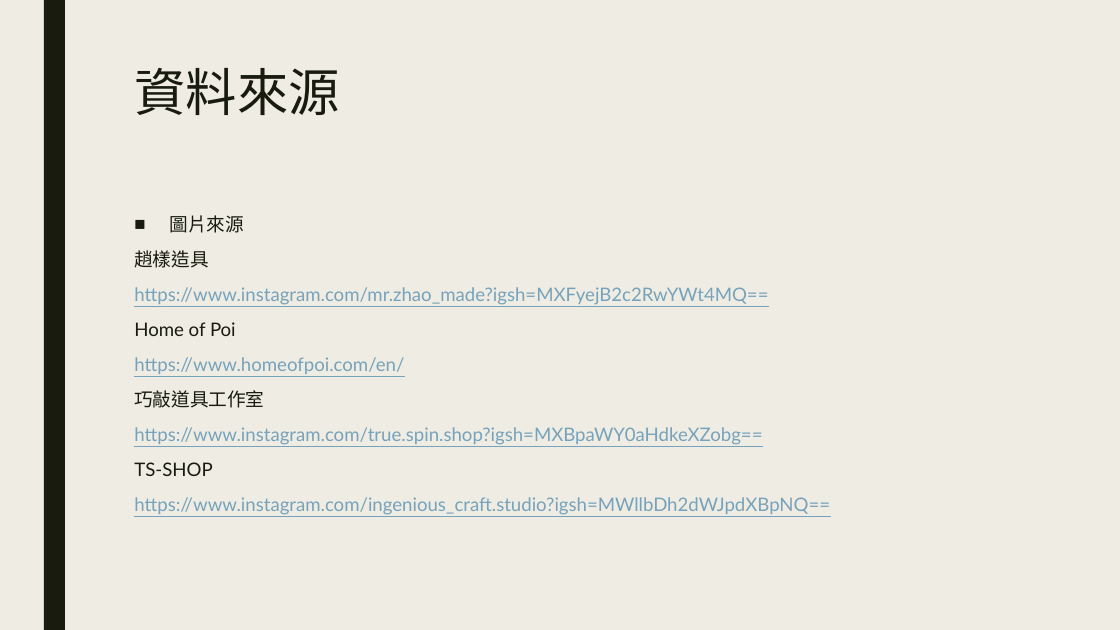
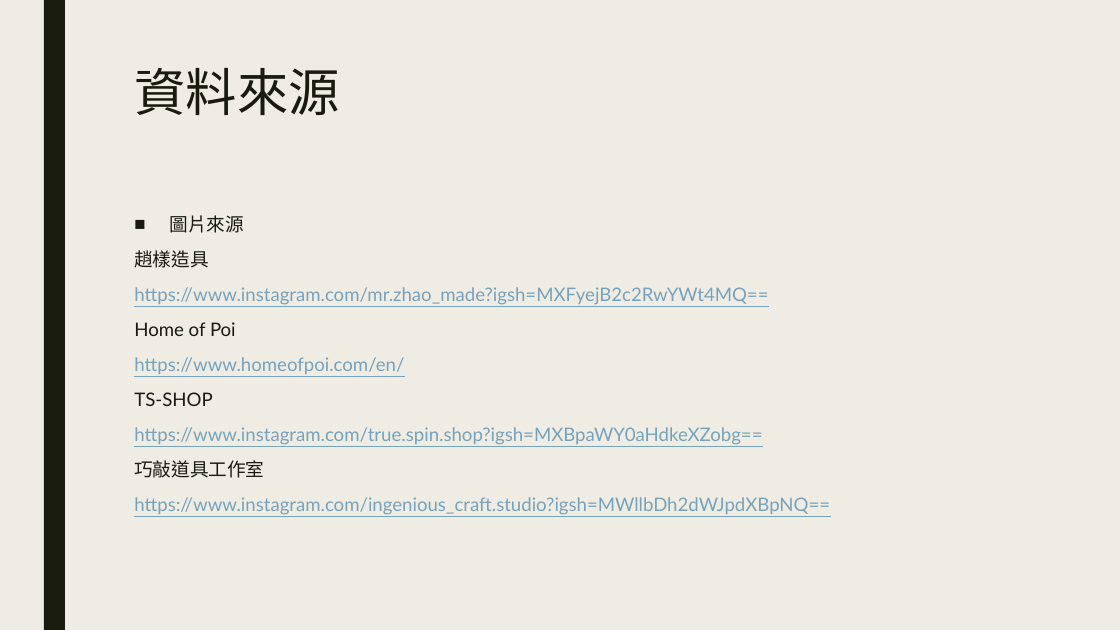
Before and after one commit to spaghetticat728/1021_LAB, a slide deck: slide 11 of 小專/07_小專簡報.pptx (slide 10 before the commit). Drawn at 1120x630 pixels with LibreOffice and Linux fonts; fonts in the diff are those of the drawing. Boxes give left, top, right and bottom in pixels: in the first picture for what was removed or moved away, otherwise in the second. Text is boxed around its words. In the diff, an @@ line names an element or a change of style, - is before the commit and + after.

```diff
--- a/小專/07_小專簡報.pptx
+++ b/小專/07_小專簡報.pptx
@@ text at bbox=[134, 392, 762, 445]: paragraphs added @@
+TS-SHOP
+https://www.instagram.com/true.spin.shop?igsh=MXBpaWY0aHdkeXZobg==
@@ text at bbox=[134, 427, 762, 476]: paragraphs removed @@
-https://www.instagram.com/true.spin.shop?igsh=MXBpaWY0aHdkeXZobg==
-TS-SHOP
```
Also in this commit, not shown: 1 slide added, 4 other files.
